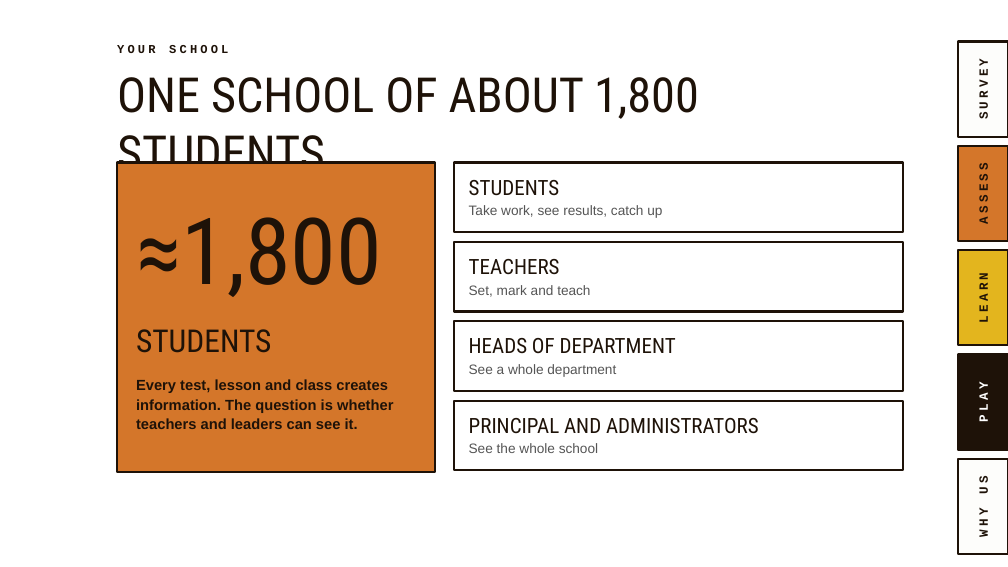
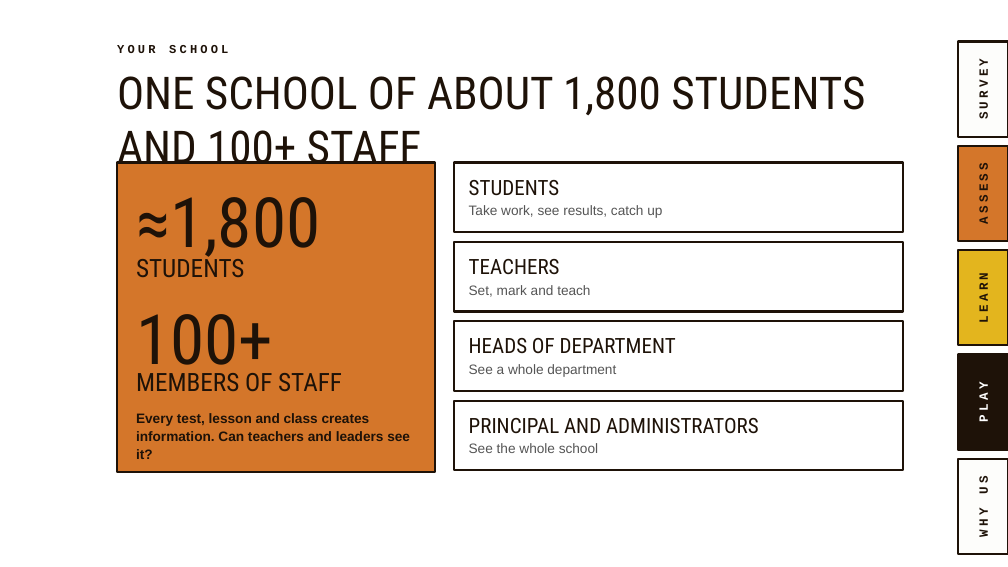
Before and after one commit to MrStevenGordon/exam-platform, a slide deck: slide 4 of marketing/presentation/Smart-Assess-Ja-Manchester-Presentation-v2.pptx. Drawn at 1008x567 pixels with LibreOffice and Linux fonts; fonts in the diff are those of the drawing; background and template pictures are left out. Boxes give left, top, right and bottom in pixels: in the first picture for what was removed or moved away, otherwise in the second. Text is boxed around its words. In the diff, an @@ line names an element or a change of style, - is before the commit and + after.

```diff
--- a/marketing/presentation/Smart-Assess-Ja-Manchester-Presentation-v2.pptx
+++ b/marketing/presentation/Smart-Assess-Ja-Manchester-Presentation-v2.pptx
@@ text at bbox=[117, 76, 865, 174]: text changed; size 46 to 43 pt @@
-ONE SCHOOL OF ABOUT 1,800 STUDENTS
+ONE SCHOOL OF ABOUT 1,800 STUDENTS AND 100+ STAFF
@@ text "≈1,800": place and size @@
-text "≈1,800" at bbox=[136, 217, 382, 297]
+text "≈1,800" at bbox=[136, 197, 320, 263]
@@ text "≈1,800" at bbox=[136, 197, 320, 263]: size 88 to 66 pt @@
@@ text "STUDENTS": place and size @@
-text "STUDENTS" at bbox=[136, 329, 272, 353]
+text "STUDENTS" at bbox=[136, 254, 244, 277]
@@ text "STUDENTS" at bbox=[136, 254, 244, 277]: size 30 to 24 pt @@
@@ text added at bbox=[136, 314, 273, 380], 66 pt, text #1E1208 @@
+100+
@@ text added at bbox=[136, 373, 342, 392], 24 pt, text #1E1208 @@
+MEMBERS OF STAFF
@@ text at bbox=[136, 413, 410, 459]: text changed; size 14 to 13 pt @@
-Every test, lesson and class creates information. The question is whether teachers and leaders can see it.
+Every test, lesson and class creates information. Can teachers and leaders see it?
```
Also in this commit, not shown: 9 other slides changed, 3 other files.
